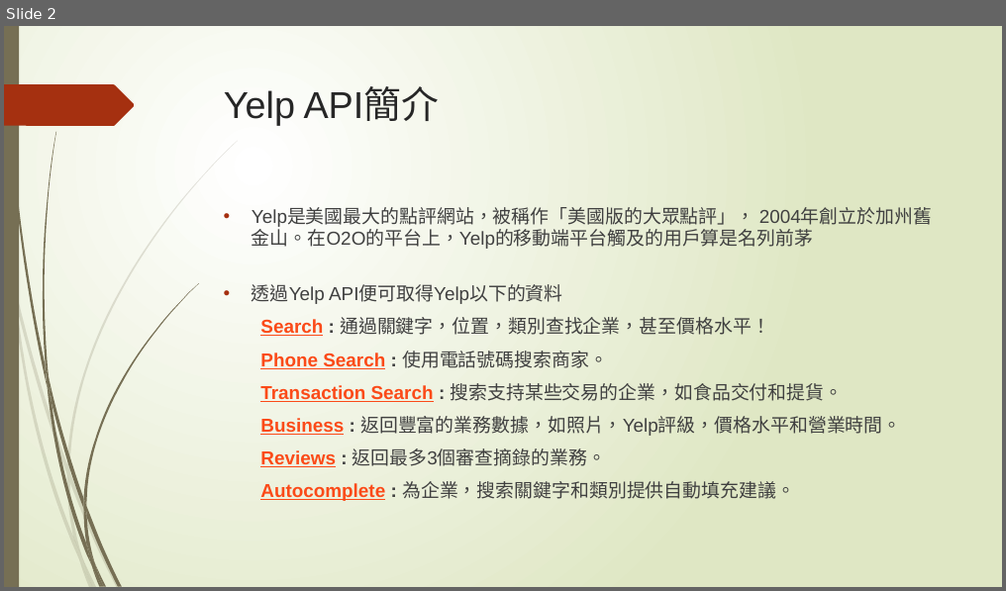
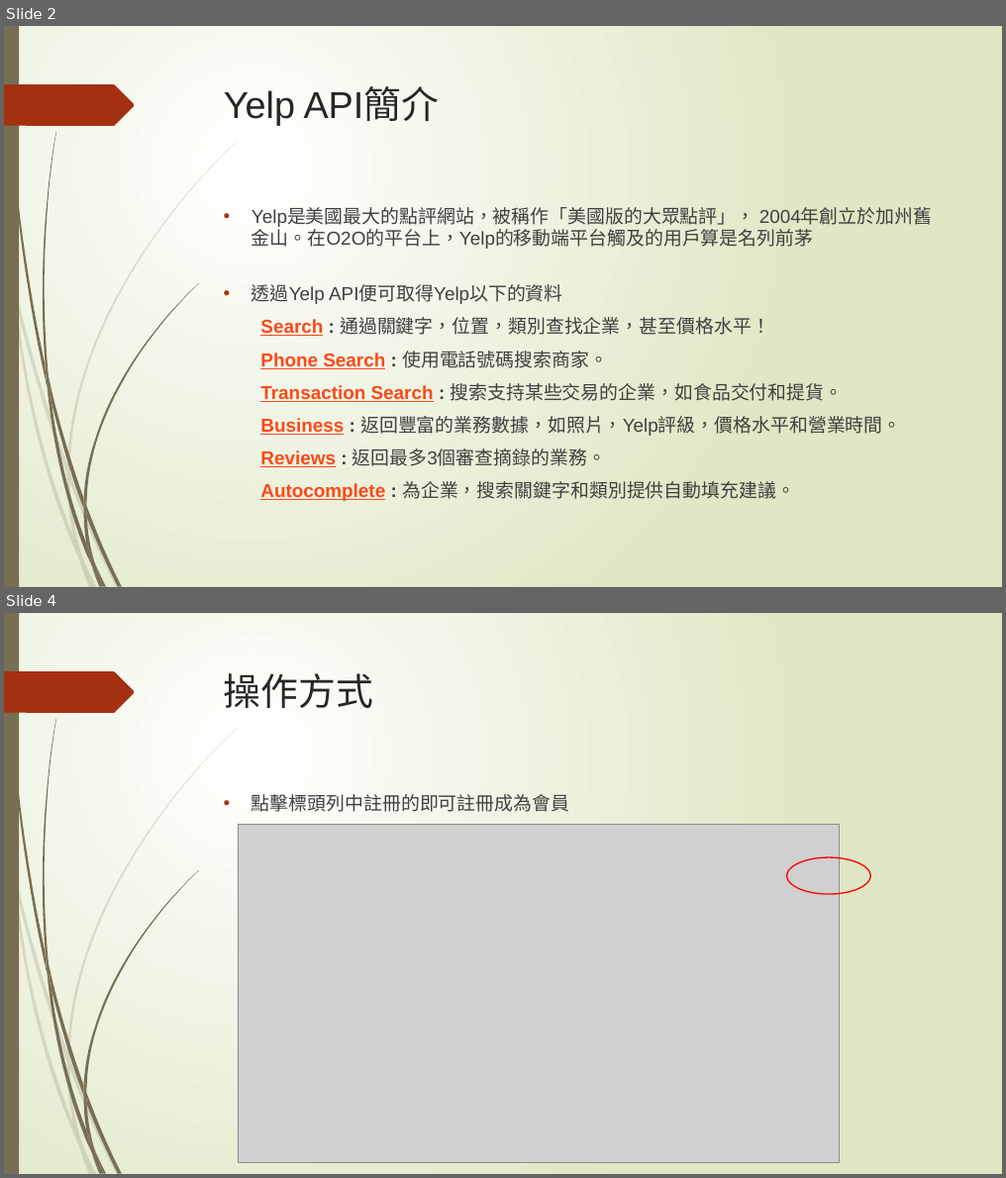
Before and after one commit to penut85420/WBSE_Project, a slide deck: 其他/YelpBlaBla.pptx. Shown one above the other, each under a label of ours: slide 2 before the commit, slides 2 and 4 after it; the slides between them are not shown. The pictures are 1006x591 and 1006x1178 pixels, drawn with LibreOffice and Linux fonts; fonts in the diff are those of the drawing; grey boxes stand for pictures. Boxes give left, top, right and bottom in pixels: in the first picture for what was removed or moved away, otherwise in the second. Text is boxed around its words. In the diff, an @@ line names an element or a change of style, - is before the commit and + after.

```diff
--- a/其他/YelpBlaBla.pptx
+++ b/其他/YelpBlaBla.pptx
@@ slide 4 added at (4,613,1002,1174), background gradient #FFFFFF to #DFE8C4; not listed: 24 template elements that a slide beside it also shows @@
@@ title added at (224,673,373,708), 36 pt, text #262626 @@
+操作方式
@@ text added at (252,794,569,812), 18 pt, text #404040 @@
+• 點擊標頭列中註冊的即可註冊成為會員
@@ picture added at (238,824,839,1162) @@
@@ ellipse added at (787,858,871,894), outline #FF0000 1.25 pt @@
```
Also in this commit, not shown: 6 slides changed, 13 other slides added, 1 other file.
